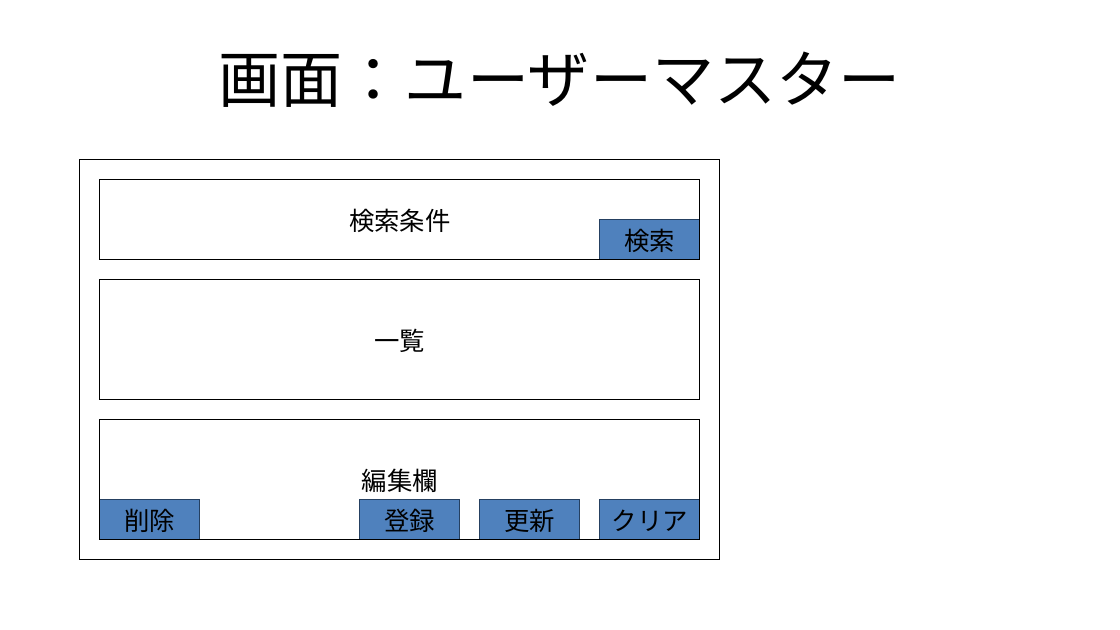
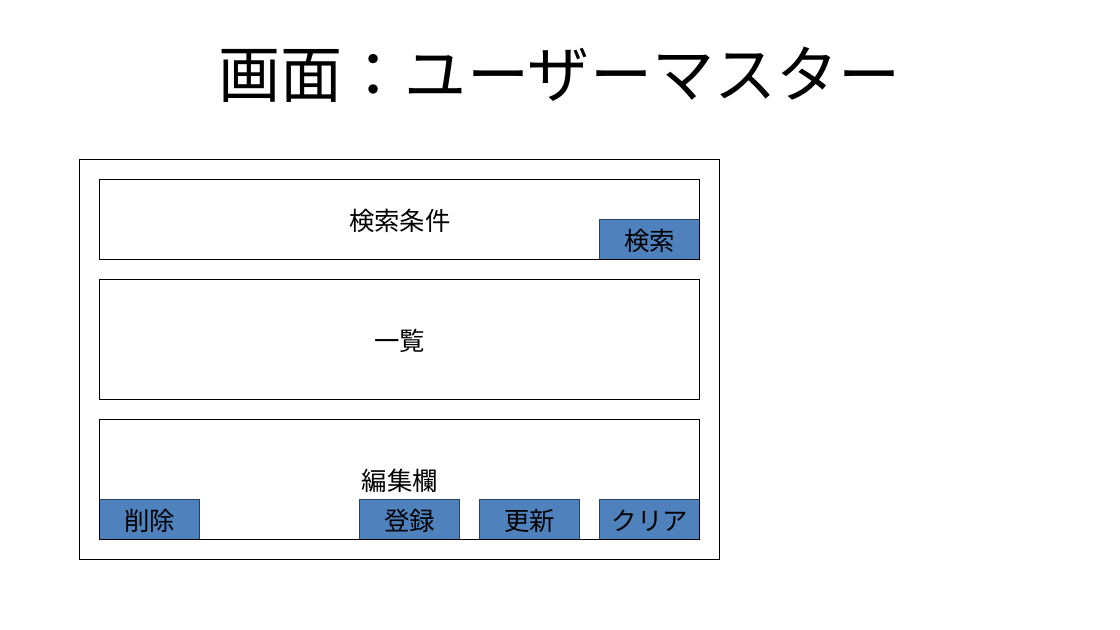
Before and after one commit to roja1988/88_WorkProduct, a slide deck: slide 8 of 成果物案.pptx. Drawn at 1120x630 pixels with LibreOffice and Linux fonts; fonts in the diff are those of the drawing. Boxes give left, top, right and bottom in pixels: in the first picture for what was removed or moved away, otherwise in the second. Text is boxed around its words. In the diff, an @@ line names an element or a change of style, - is before the commit and + after.

Commit message:
部品マスター編集画面を追加

```diff
--- a/成果物案.pptx
+++ b/成果物案.pptx
@@ title "画面：ユーザーマスター" at [219, 46, 901, 102]: line spacing 1 to 0.9 @@
```
Also in this commit, not shown: 8 other slides changed, 1 slide added, 5 other files.
